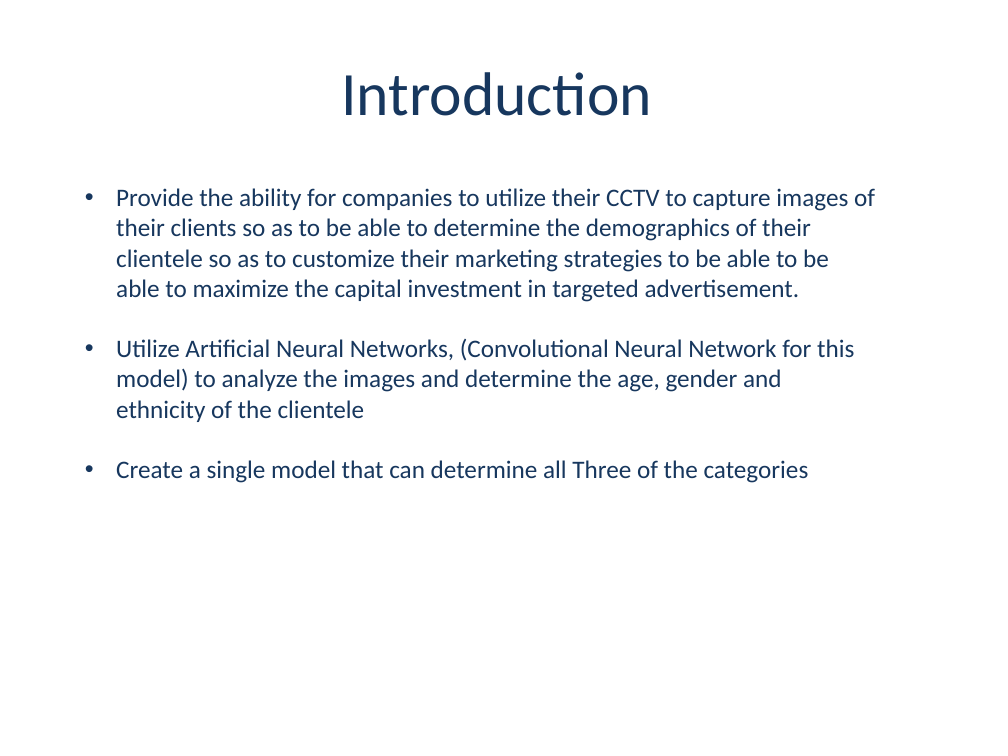
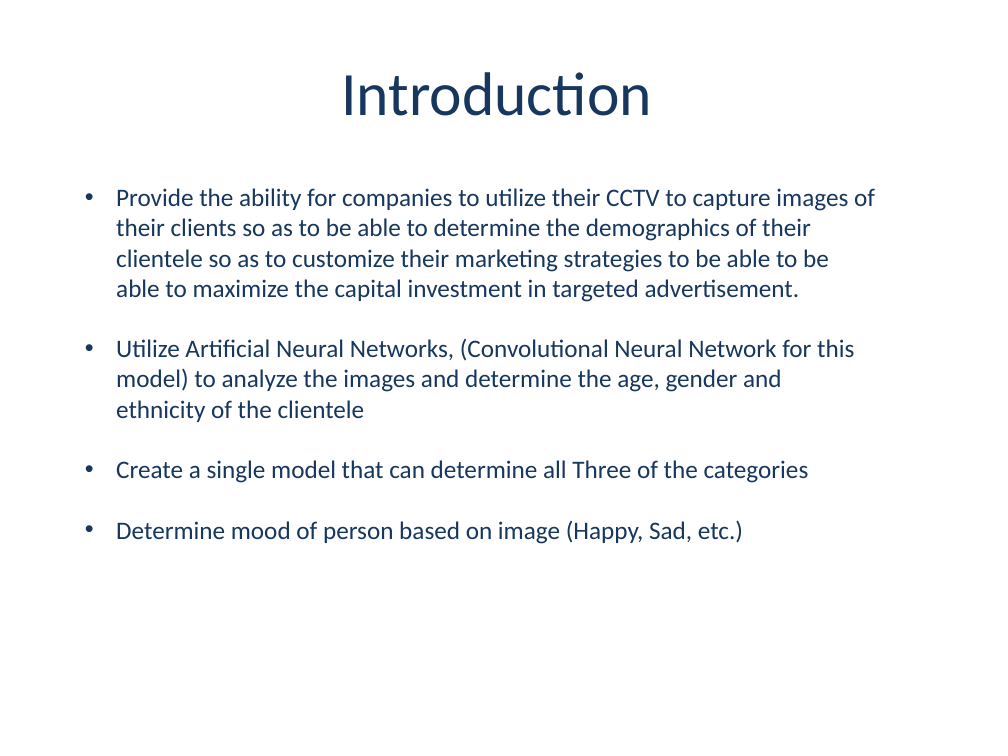
Before and after one commit to dmf49/cs5542FinalProject, a slide deck: slide 3 of Project Presentaion - Group 2- v1.2.0.pptx. Drawn at 1008x756 pixels with LibreOffice and Linux fonts; fonts in the diff are those of the drawing; background and template pictures are left out. Boxes give left, top, right and bottom in pixels: in the first picture for what was removed or moved away, otherwise in the second. Text is boxed around its words. In the diff, an @@ line names an element or a change of style, - is before the commit and + after.

```diff
--- a/Project Presentaion - Group 2- v1.2.0.pptx
+++ b/Project Presentaion - Group 2- v1.2.0.pptx
@@ text at [116,520,743,544]: paragraph added @@
+• Determine mood of person based on image (Happy, Sad, etc.)
```
Also in this commit, not shown: 1 other slide changed, 1 slide added, 1 slide removed.
